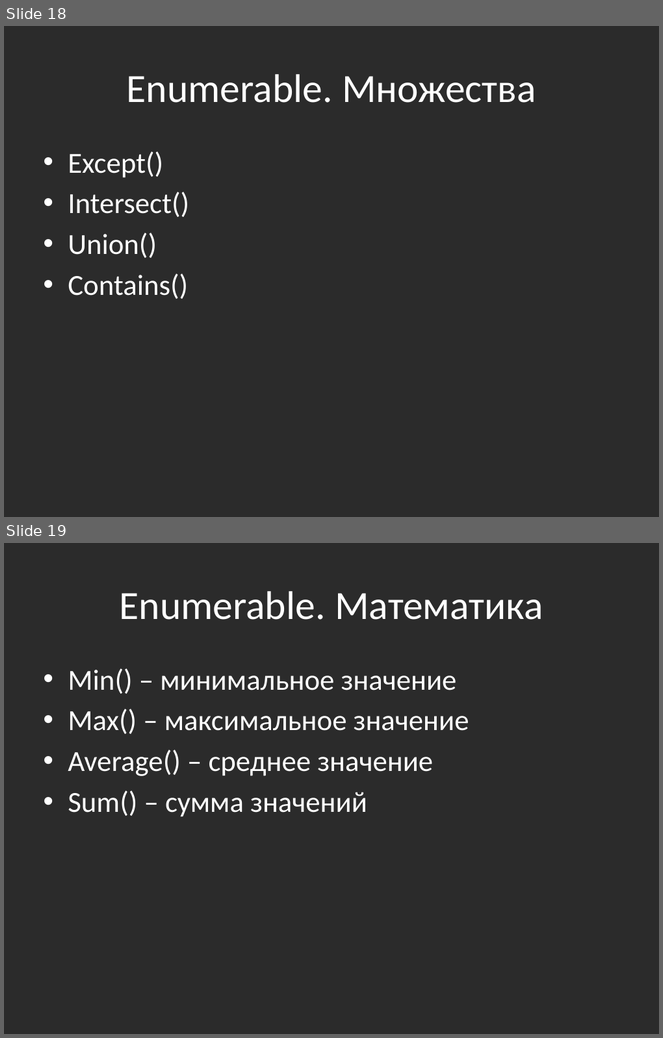
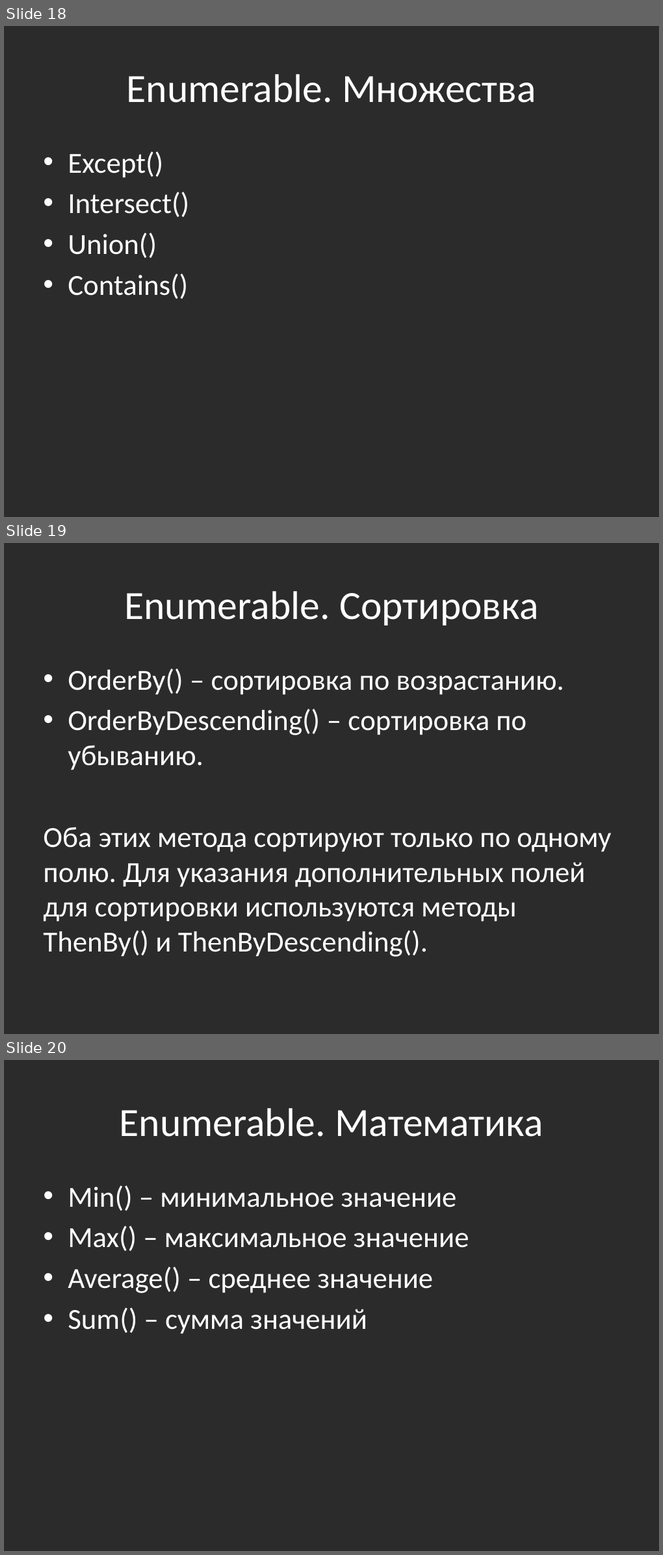
Before and after one commit to bazile/Training, a slide deck: Presentation/lesson-11-linq.pptx. Shown one above the other, each under a label of ours: slides 18 and 19 before the commit, slides 18, 19 and 20 after it. The pictures are 663x1038 and 663x1555 pixels, drawn with LibreOffice and Linux fonts; fonts in the diff are those of the drawing; background and template pictures are left out; a plain dark background stands for a picture behind light text. Boxes give left, top, right and bottom in pixels: in the first picture for what was removed or moved away, otherwise in the second. Text is boxed around its words. In the diff, an @@ line names an element or a change of style, - is before the commit and + after.

```diff
--- a/Presentation/lesson-11-linq.pptx
+++ b/Presentation/lesson-11-linq.pptx
@@ slide 19 added at (4,543,659,1034), background picture (left out) @@
@@ title added at (124,591,538,626), 44 pt, text #FFFFFF @@
+Enumerable. Сортировка
@@ text added at (43,668,611,957), 32 pt, text #FFFFFF @@
+• OrderBy() – сортировка по возрастанию.
+• OrderByDescending() – сортировка по убыванию.
+Оба этих метода сортируют только по одному полю. Для указания дополнительных полей для сортировки используются методы ThenBy() и ThenByDescending().
@@ what was slide 19 is now slide 20 @@
```
Also in this commit, not shown: 1 slide changed, 1 other slide added, 2 other files.
